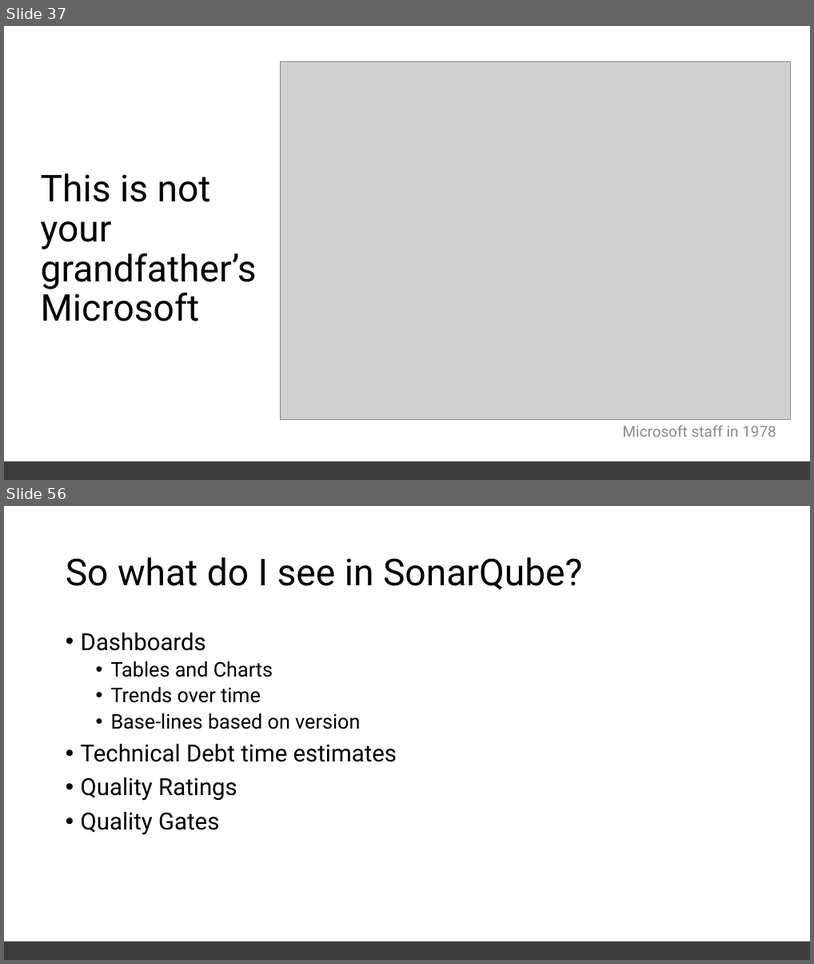
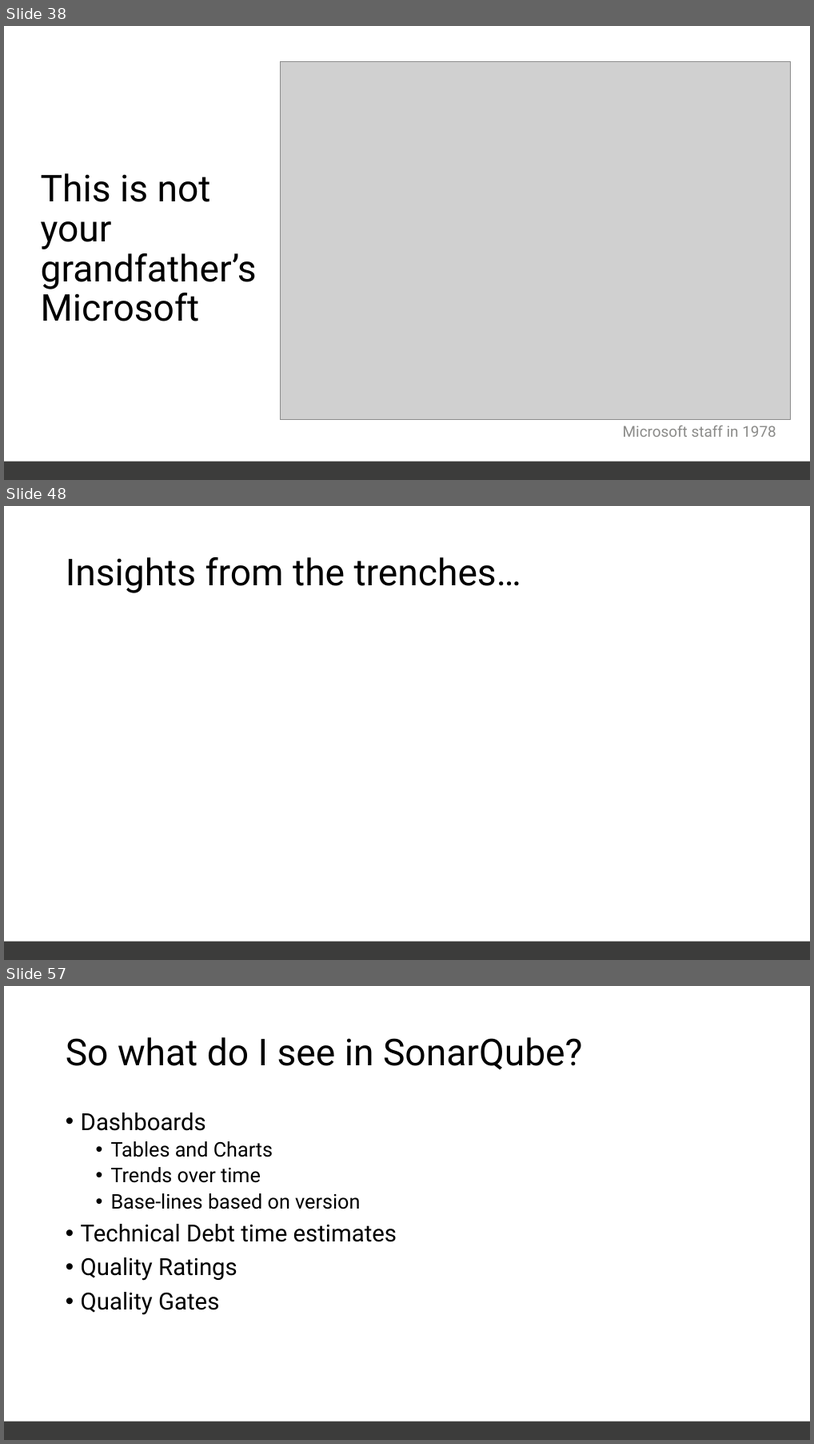
Before and after one commit to SannioEvolution/Material, a slide deck: 11 - Putting it all together, Technical Debt.pptx. Shown one above the other, each under a label of ours: slides 37 and 56 before the commit, slides 38, 48 and 57 after it; the slides between them are not shown. The pictures are 814x964 and 814x1444 pixels, drawn with LibreOffice and Linux fonts; fonts in the diff are those of the drawing; grey boxes stand for pictures. Boxes give left, top, right and bottom in pixels: in the first picture for what was removed or moved away, otherwise in the second. Text is boxed around its words. In the diff, an @@ line names an element or a change of style, - is before the commit and + after.

```diff
--- a/11 - Putting it all together, Technical Debt.pptx
+++ b/11 - Putting it all together, Technical Debt.pptx
@@ slide 48 added at <box>4,506,810,960</box>, background #FFFFFF; not listed: 1 template element that a slide beside it also shows @@
@@ title added at <box>66,557,522,593</box>, 44 pt, text #000000 @@
+Insights from the trenches…
@@ what was slide 37 is now slide 38 @@
@@ what was slide 56 is now slide 57 @@
```
Also in this commit, not shown: 1 slide changed, 21 other slides added, 17 slides removed, 23 other files.
